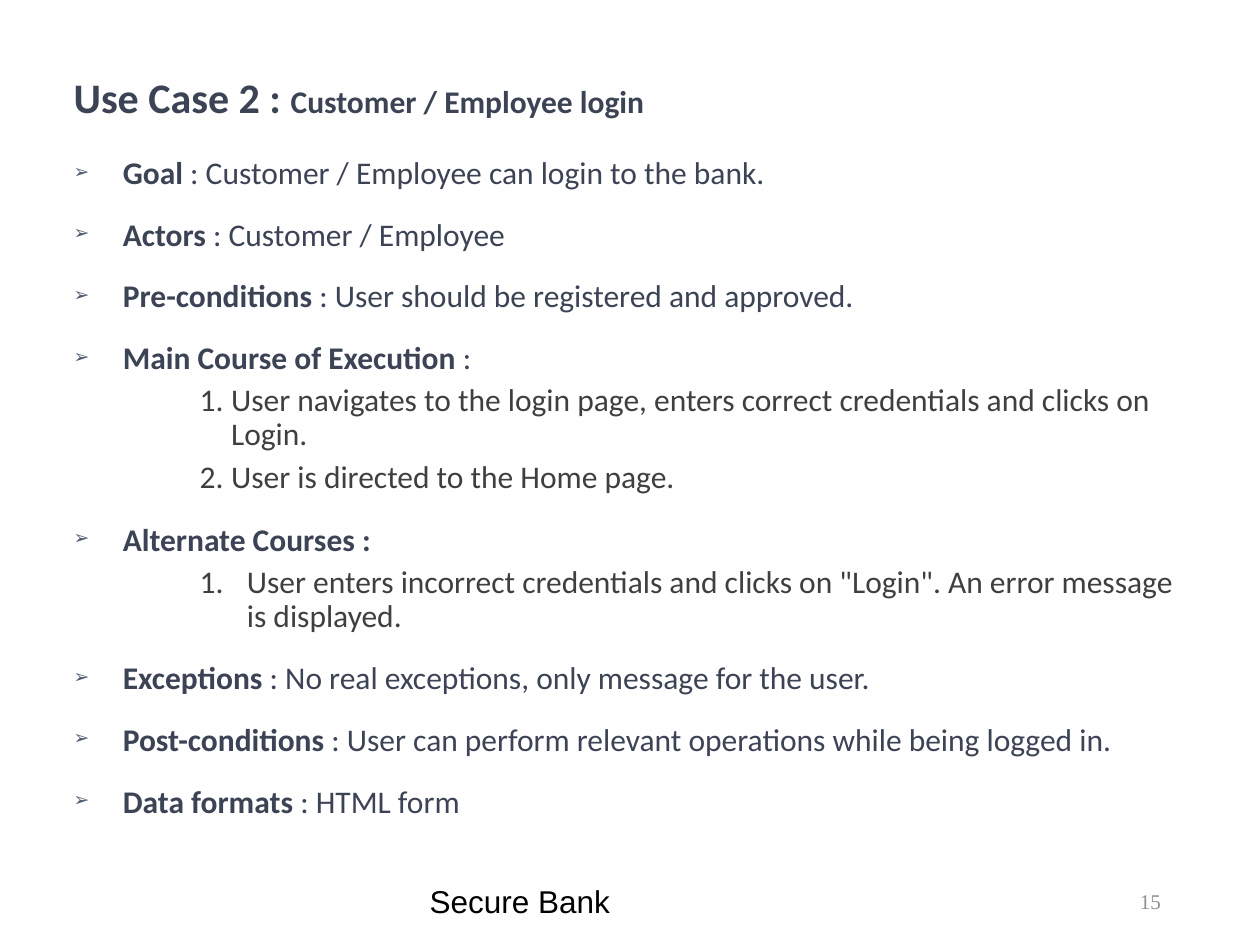
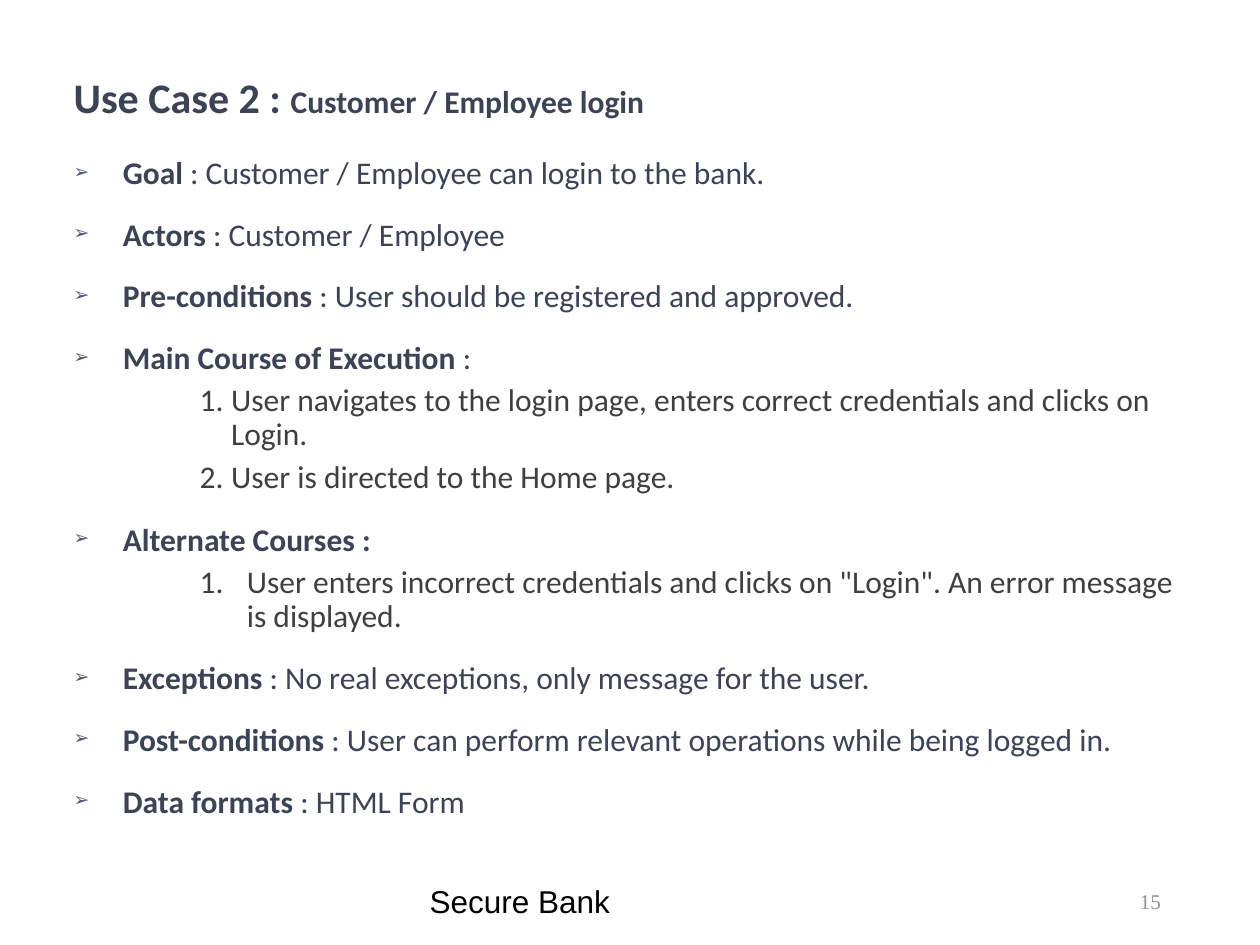
Before and after one commit to kwuerl/secure-coding-team-8, a slide deck: slide 15 of presentations/Phase3.ppt. Drawn at 1260x945 pixels with LibreOffice and Linux fonts; fonts in the diff are those of the drawing; background and template pictures are left out. Boxes give left, top, right and bottom in pixels: in the first picture for what was removed or moved away, otherwise in the second. Text is boxed around its words. In the diff, an @@ line names an element or a change of style, - is before the commit and + after.

```diff
--- a/presentations/Phase3.ppt
+++ b/presentations/Phase3.ppt
@@ text at bbox=[123, 791, 465, 814]: text changed @@
-➢ Data formats : HTML form
+➢ Data formats : HTML Form
```
Also in this commit, not shown: 10 other slides changed, 3 slides added.
